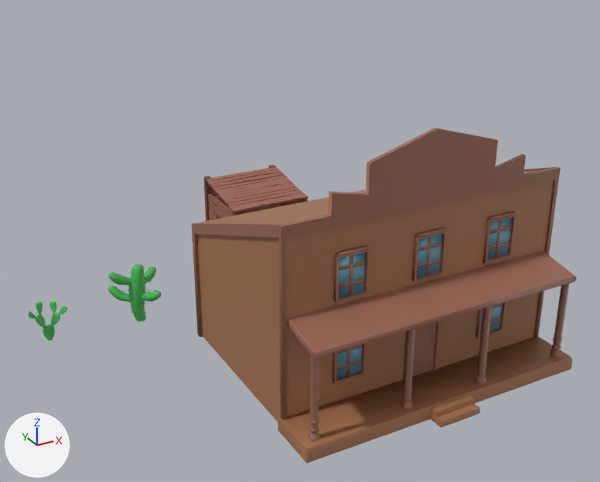
A saved change to the Blender file Modelos/breder cowboy/breder semana 15.blend.
Camera for both pictures: a 50 mm lens placed at (-13.3, -18.8, 14.0), pointed at (1.1, 7.4, 0.9). Every picture has the same lights, and +X, +Y and +Z are marked at lower left.

The first picture shows 'Banco', 'Cactus2', 'Estabulo'.
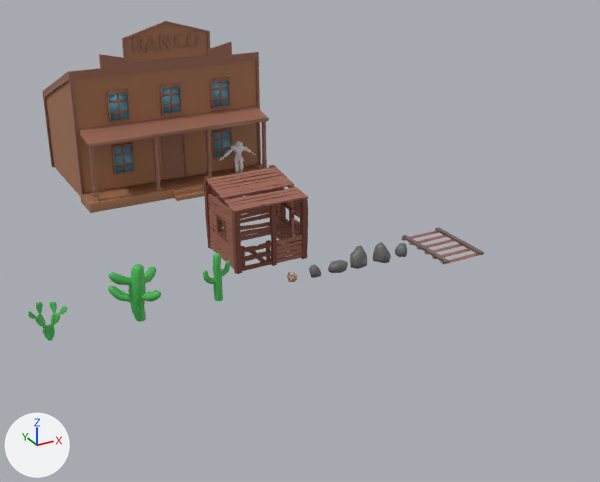
Patch to the scene script:
```diff
--- a/Modelos/breder cowboy/breder semana 15.blend.py
+++ b/Modelos/breder cowboy/breder semana 15.blend.py
@@ ob_banco @@
 ob_banco = bpy.data.objects.new('Banco', me_banco)
-ob_banco.location = (0.0, 0.0, 0.0)
+ob_banco.location = (0.0, 20.0, 0.0)
@@ ob_cowboy @@
 ob_cowboy.location = (3.07, -2.72, 0.37)
-ob_cowboy.hide_set(True)
```

Changed parts and their boxes [x1, y1, x2, y2] in the pictures (600 x 482 px):
'Banco', moved: before [191, 128, 577, 463]; after [42, 21, 269, 213]
'Cowboy', shown: after [219, 141, 256, 173]
